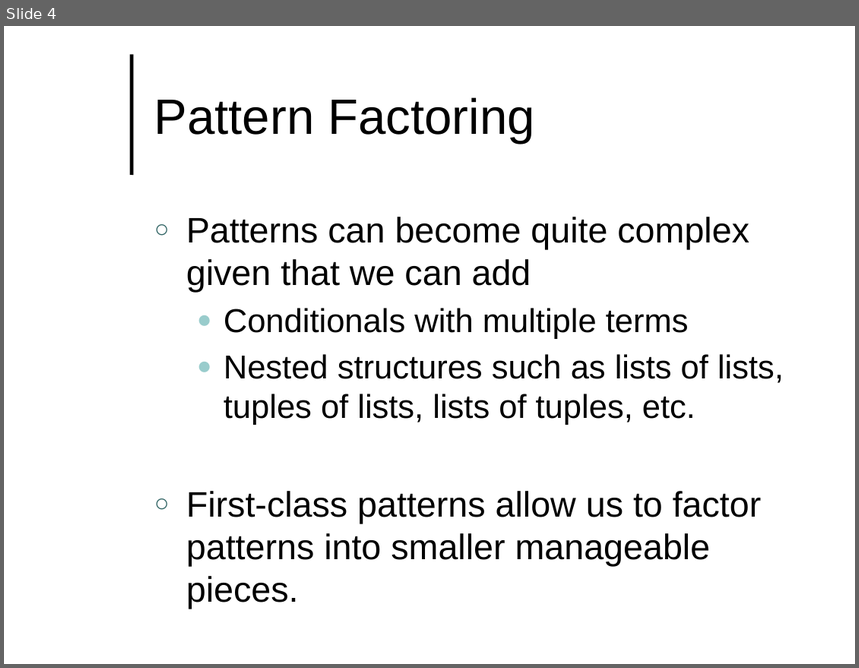
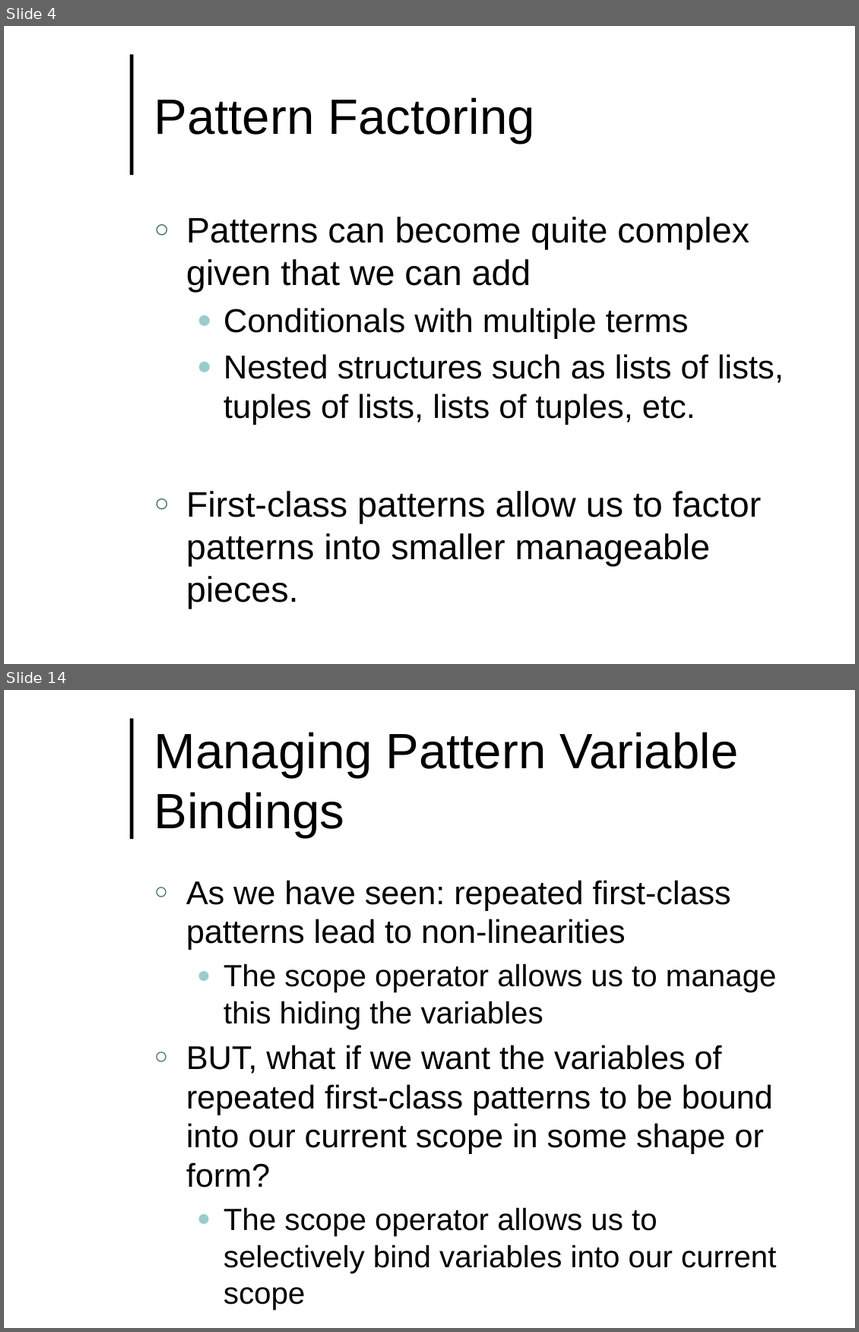
Before and after one commit to lutzhamel/CSC493, a slide deck: notes/csc493-ln015.pptx. Shown one above the other, each under a label of ours: slide 4 before the commit, slides 4 and 14 after it; the slides between them are not shown. The pictures are 859x668 and 859x1332 pixels, drawn with LibreOffice and Linux fonts; fonts in the diff are those of the drawing; background and template pictures are left out. Boxes give left, top, right and bottom in pixels: in the first picture for what was removed or moved away, otherwise in the second. Text is boxed around its words. In the diff, an @@ line names an element or a change of style, - is before the commit and + after.

```diff
--- a/notes/csc493-ln015.pptx
+++ b/notes/csc493-ln015.pptx
@@ slide 14 added at [4,690,855,1328], background #FFFFFF; not listed: 1 template element that a slide beside it also shows @@
@@ title added at [154,732,738,837], 42 pt, text #000000 @@
+Managing Pattern Variable Bindings
@@ text added at [186,880,777,1310], 27.8 pt, text #000000 @@
+○ As we have seen: repeated first-class patterns lead to non-linearities
+  ● The scope operator allows us to manage this hiding the variables
+○ BUT, what if we want the variables of repeated first-class patterns to be bound into our current scope in some shape or form?
+  ● The scope operator allows us to selectively bind variables into our current scope
```
Also in this commit, not shown: 2 slides changed, 10 other slides added, 7 other files.
